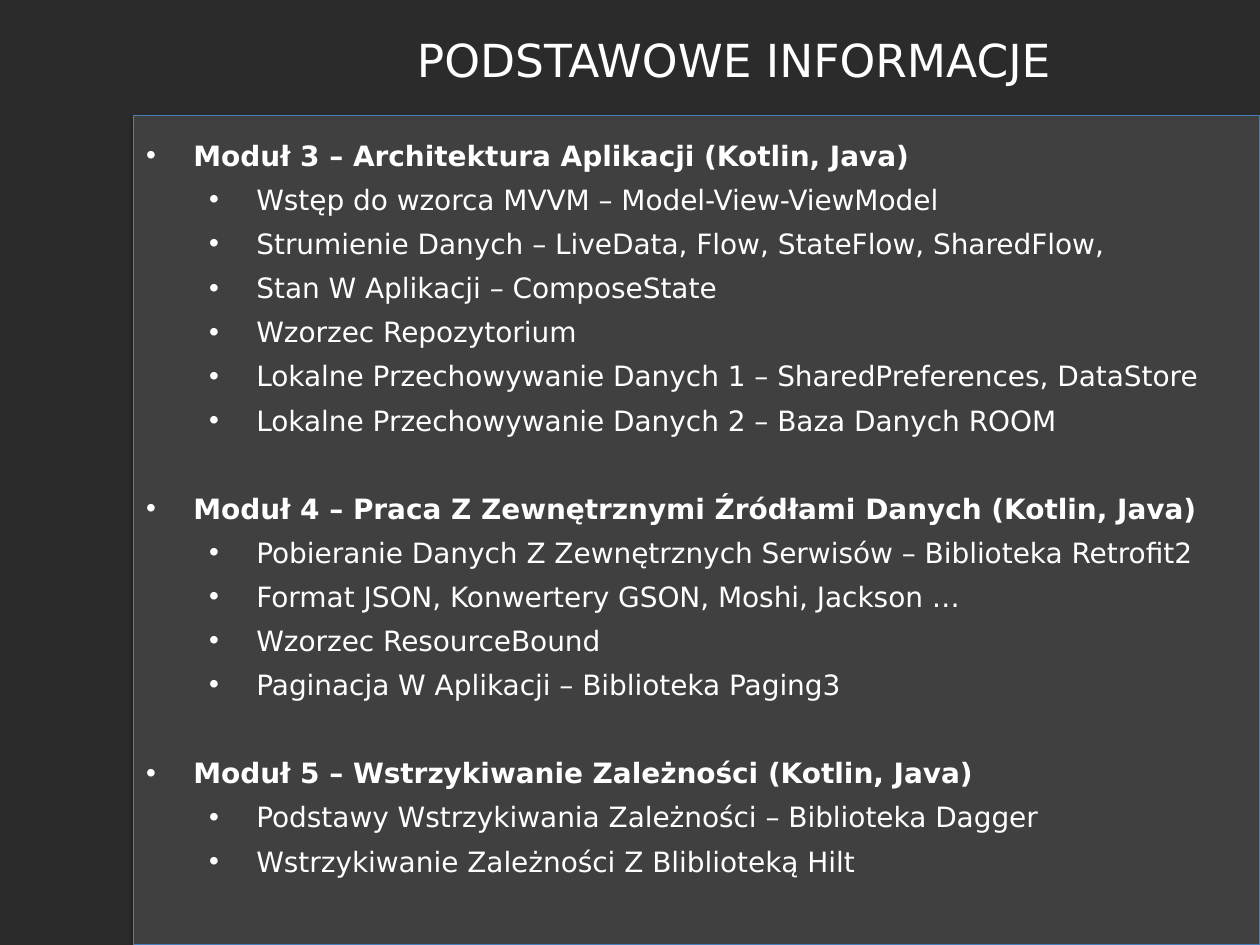
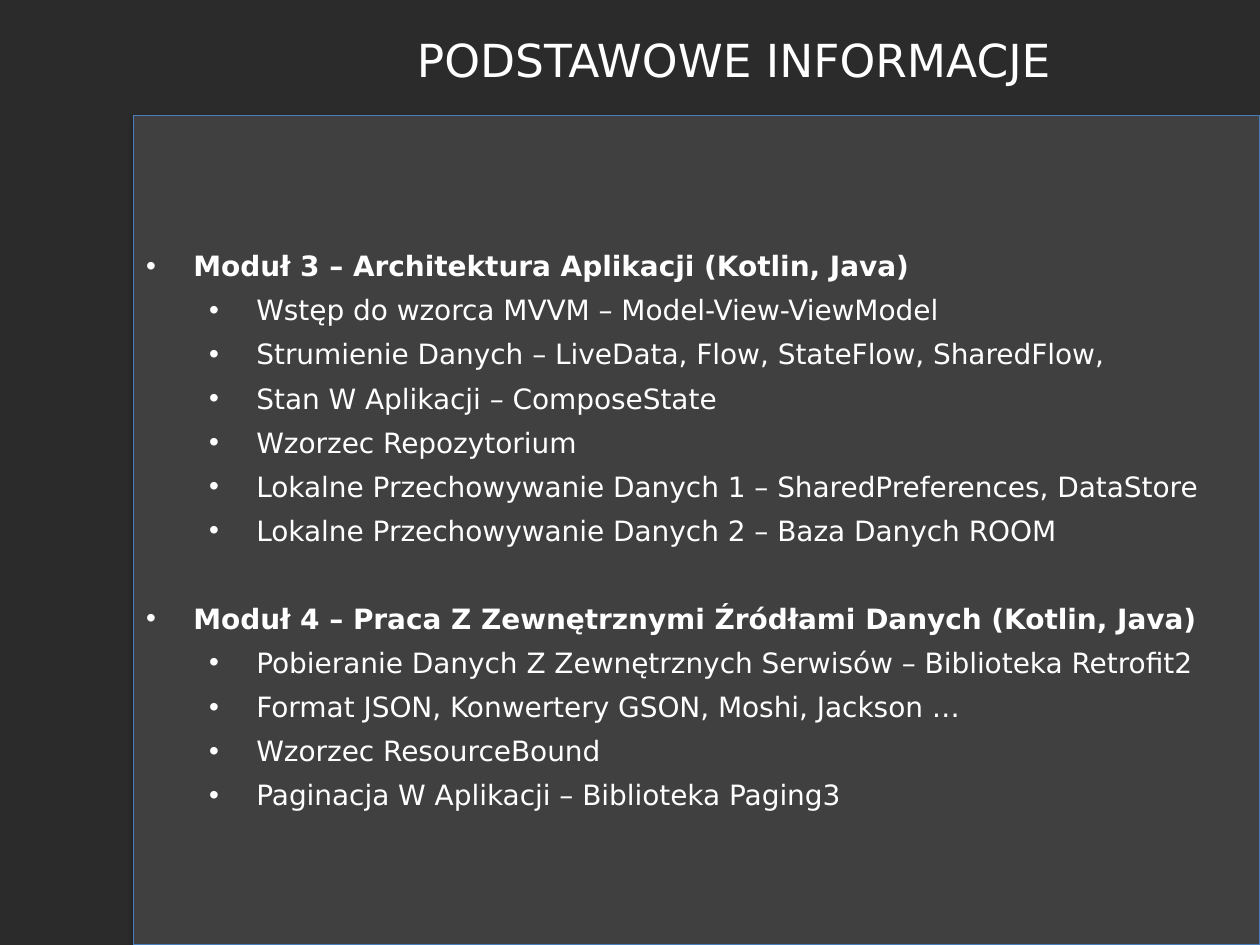
Before and after one commit to RafLew84/PUM, a slide deck: slide 4 of 2023-2024/Wyk/Wyklad0.pptx. Drawn at 1260x945 pixels with LibreOffice and Linux fonts; fonts in the diff are those of the drawing; background and template pictures are left out; a plain dark background stands for a picture behind light text. Boxes give left, top, right and bottom in pixels: in the first picture for what was removed or moved away, otherwise in the second. Text is boxed around its words. In the diff, an @@ line names an element or a change of style, - is before the commit and + after.

```diff
--- a/2023-2024/Wyk/Wyklad0.pptx
+++ b/2023-2024/Wyk/Wyklad0.pptx
@@ text in rectangle at bbox=[193, 761, 1038, 878]: paragraphs removed @@
-• Moduł 5 – Wstrzykiwanie Zależności (Kotlin, Java)
-  • Podstawy Wstrzykiwania Zależności – Biblioteka Dagger
-  • Wstrzykiwanie Zależności Z Bliblioteką Hilt
```
Also in this commit, not shown: 2 other slides changed.
